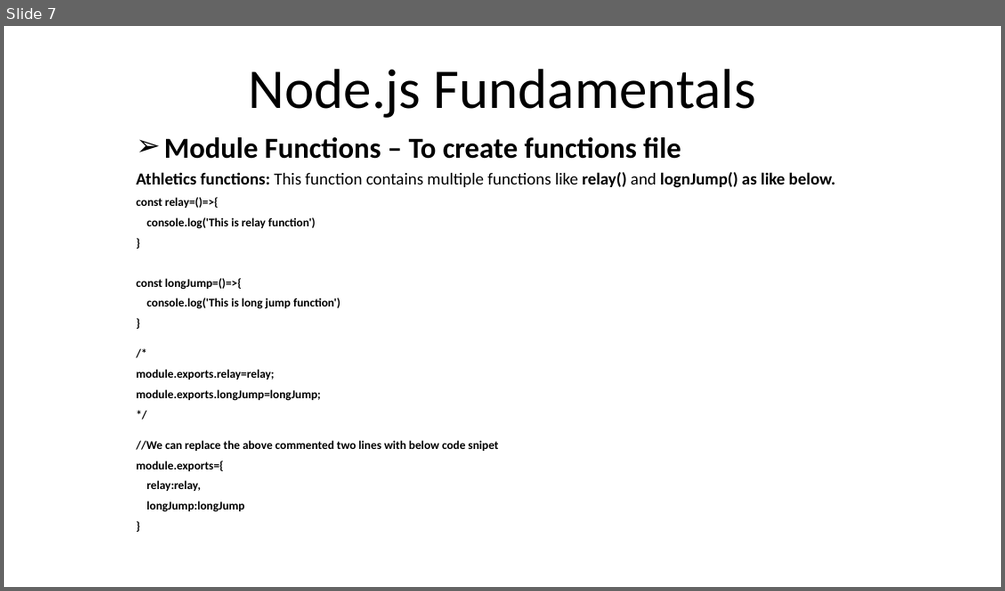
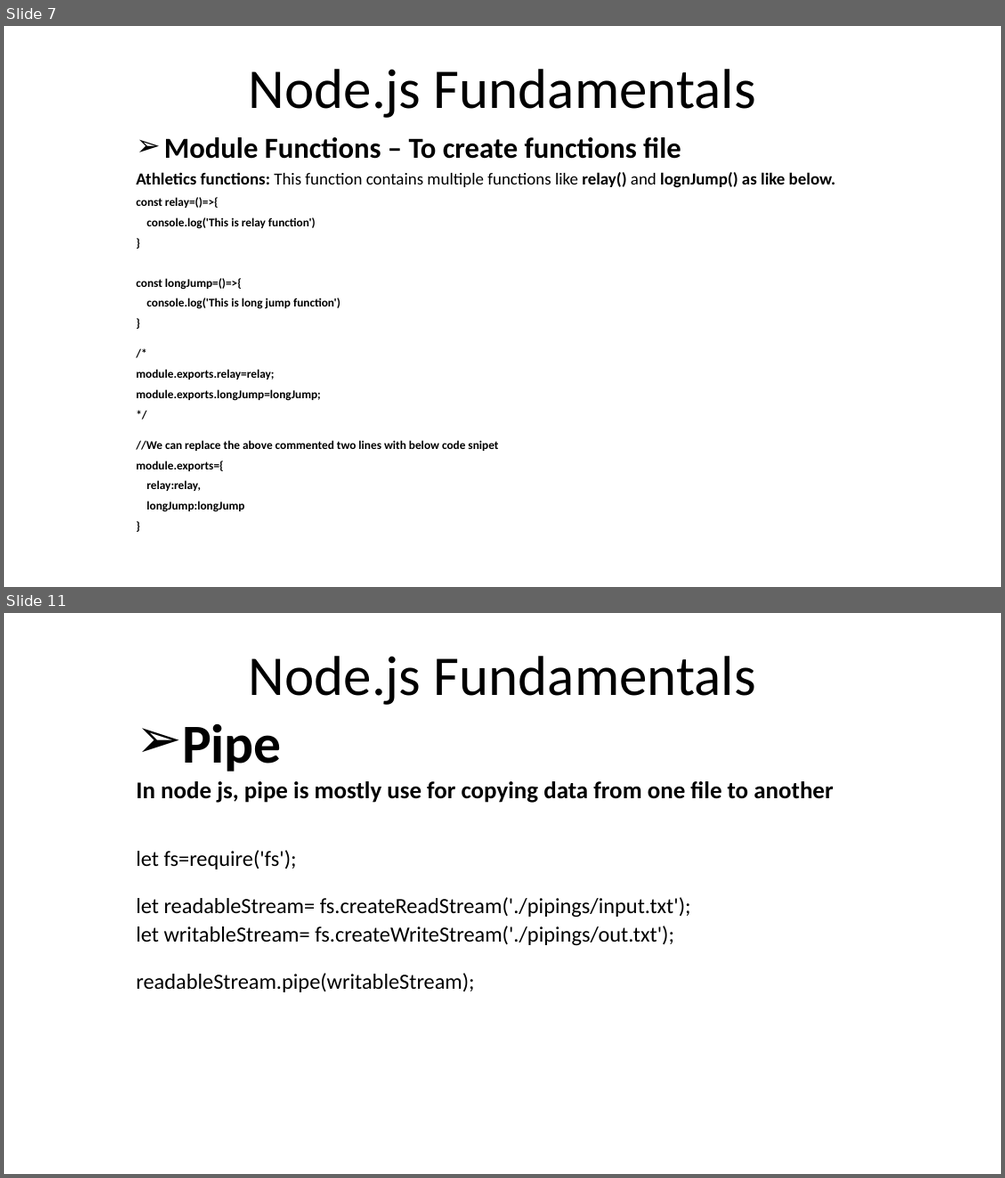
Before and after one commit to rezaice07/nodejs-fundamentals, a slide deck: ppt/01. Introduction.pptx. Shown one above the other, each under a label of ours: slide 7 before the commit, slides 7 and 11 after it; the slides between them are not shown. The pictures are 1005x591 and 1005x1178 pixels, drawn with LibreOffice and Linux fonts; fonts in the diff are those of the drawing. Boxes give left, top, right and bottom in pixels: in the first picture for what was removed or moved away, otherwise in the second. Text is boxed around its words. In the diff, an @@ line names an element or a change of style, - is before the commit and + after.

```diff
--- a/ppt/01. Introduction.pptx
+++ b/ppt/01. Introduction.pptx
@@ slide 11 added at <box>4,613,1001,1174</box>, background #FFFFFF @@
@@ title added at <box>249,656,756,705</box>, 54 pt, text #000000 @@
+Node.js Fundamentals
@@ subtitle added at <box>136,723,833,992</box>, 20.9 pt, text #000000 @@
+➢ Pipe
+In node js, pipe is mostly use for copying data from one file to another
+let fs=require('fs');
+let readableStream= fs.createReadStream('./pipings/input.txt');
+let writableStream= fs.createWriteStream('./pipings/out.txt');
+readableStream.pipe(writableStream);
```
Also in this commit, not shown: 6 other slides added, 1 slide removed, 13 other files.
